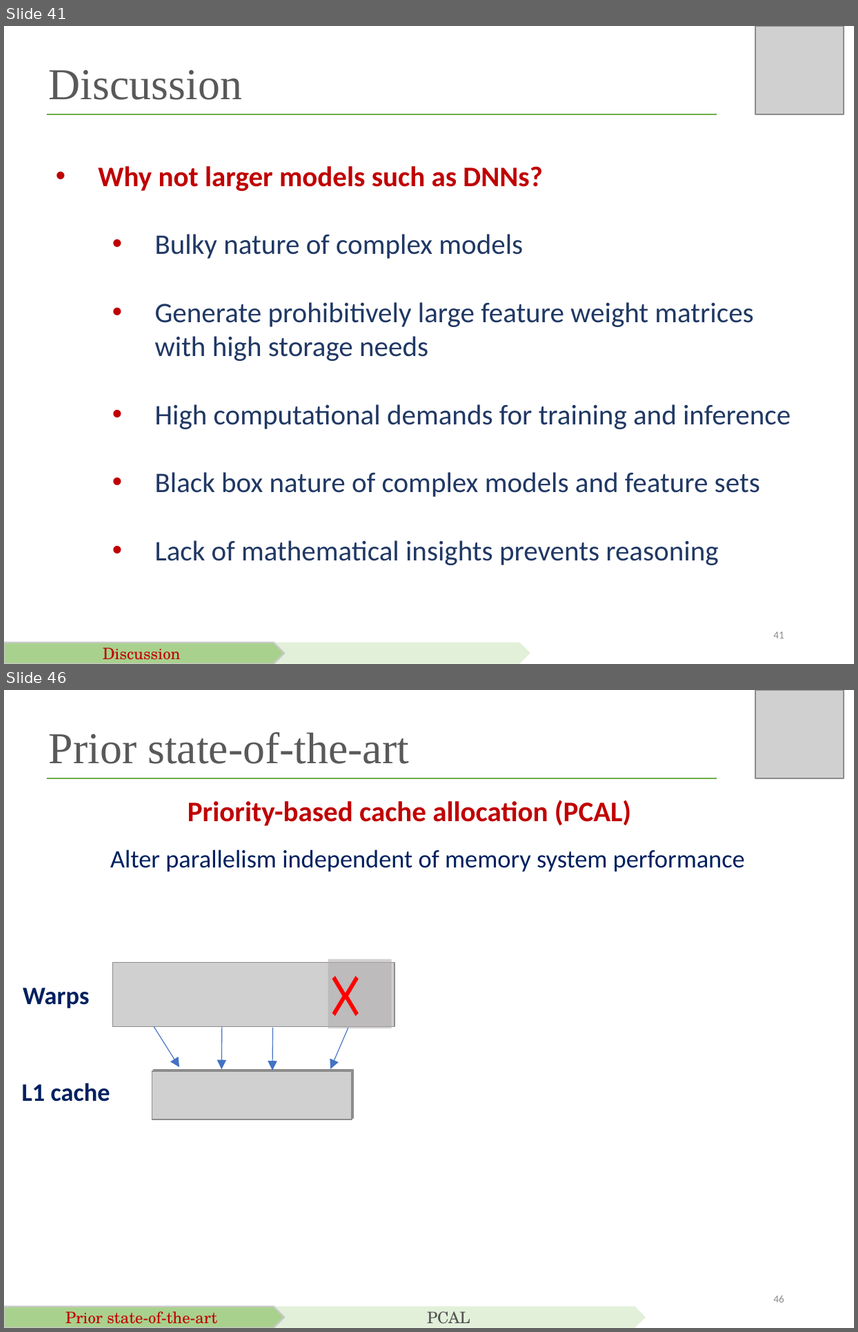
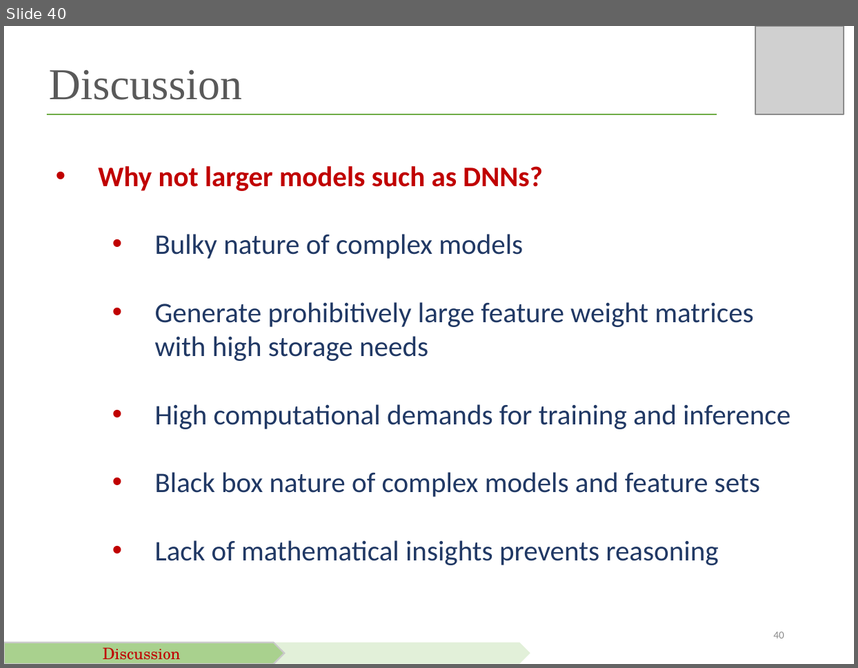
Before and after one commit to saumaydublish/saumaydublish.github.io, a slide deck: slides/hpca2019_slides.pptx. Shown one above the other, each under a label of ours: slides 41 and 46 before the commit, slide 40 after it; the slides between them are not shown. The pictures are 858x1332 and 858x668 pixels, drawn with LibreOffice and Linux fonts; fonts in the diff are those of the drawing; grey boxes stand for pictures. Boxes give left, top, right and bottom in pixels: in the first picture for what was removed or moved away, otherwise in the second. Text is boxed around its words. In the diff, an @@ line names an element or a change of style, - is before the commit and + after.

```diff
--- a/slides/hpca2019_slides.pptx
+++ b/slides/hpca2019_slides.pptx
@@ slide 46 removed at bbox=[4, 690, 854, 1328], background #FFFFFF @@
@@ picture removed at bbox=[755, 690, 844, 778] @@
@@ text removed at bbox=[49, 732, 409, 764] @@
-Prior state-of-the-art
@@ line removed from (47, 778) to (717, 778) @@
@@ text removed at bbox=[188, 800, 631, 826] @@
-Priority-based cache allocation (PCAL)
@@ text removed at bbox=[110, 849, 745, 871] @@
-Alter parallelism independent of memory system performance
@@ text removed at bbox=[317, 946, 392, 1041] @@
-☓
@@ rectangle removed at bbox=[328, 958, 392, 1028] @@
@@ picture removed at bbox=[113, 962, 395, 1027] @@
@@ text removed at bbox=[23, 987, 89, 1008] @@
-Warps
@@ arrow removed from (154, 1027) to (180, 1067) @@
@@ arrow removed from (221, 1027) to (221, 1069) @@
@@ arrow removed from (272, 1028) to (272, 1069) @@
@@ arrow removed from (348, 1028) to (330, 1069) @@
@@ text removed at bbox=[22, 1083, 110, 1101] @@
-L1 cache
@@ picture removed at bbox=[152, 1072, 348, 1113] @@
@@ picture removed at bbox=[152, 1071, 352, 1120] @@
@@ picture removed at bbox=[154, 1069, 353, 1118] @@
@@ pentagon arrow removed at bbox=[4, 1305, 284, 1327] @@
-Prior state-of-the-art
@@ pentagon arrow removed at bbox=[257, 1305, 646, 1327] @@
-PCAL
@@ page number removed at bbox=[773, 1295, 784, 1302] @@
-46
@@ what was slide 41 is now slide 40 @@
@@ page number at bbox=[773, 631, 784, 638]: text changed @@
-41
+40
```
Also in this commit, not shown: 2 slides changed, 9 other slides removed, 4 other files.
